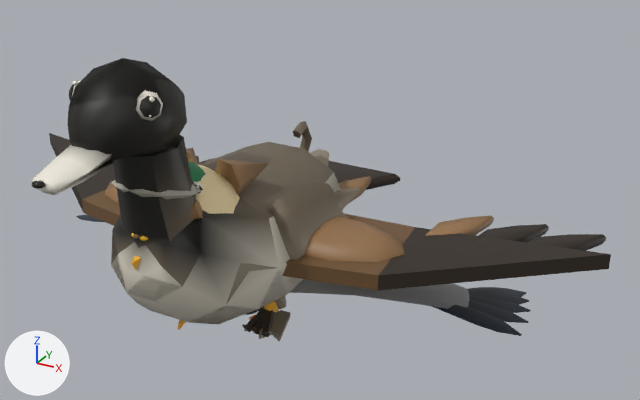
What one commit did to the glTF model github-io/public/models/birds.glb.
One viewpoint serves both versions: a 50 mm lens placed at (1.068, -1.618, 1.121), pointed at (0.176, 0.004, 0.31). Arrows for +X, +Y and +Z are at lower left; the lights stay in place. The picture after the commit comes second.

Names of what the first picture shows: 'duck', 'goose', 'goose_lod', 'gull', 'hawk' and 1 more.
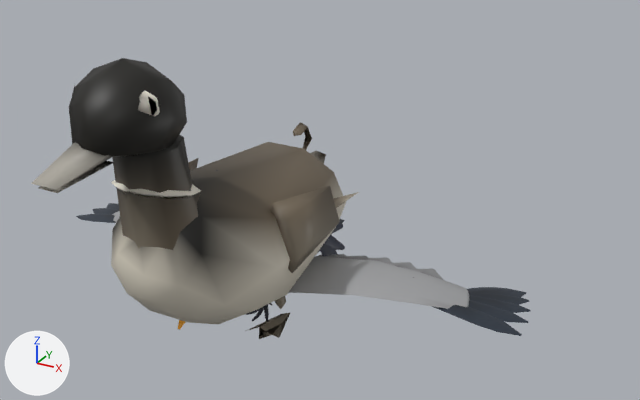
Location of each change, (x1, y1, x2, y2) in pixels of the pictures (640 x 400 px):
'goose', deleted: before (31, 58, 360, 342)
'hawk', deleted: before (49, 133, 611, 337)
'duck', deleted (mostly hidden): before (131, 162, 279, 320)
'goose_lod', unchanged, uncovered by the edit: before (93, 79, 333, 322); after (31, 58, 358, 339)

What changed in the scene script:
```text
Remove ob_hawk:
    ob_hawk = bpy.data.objects.new('hawk', me_hawk)
    ob_hawk.location = (0.0, 0.0, 0.0)
Remove ob_duck:
    ob_duck = bpy.data.objects.new('duck', me_duck)
    ob_duck.location = (0.0, 0.0, 0.0)
Remove ob_goose:
    ob_goose = bpy.data.objects.new('goose', me_goose)
    ob_goose.location = (0.0, 0.0, 0.0)
```
